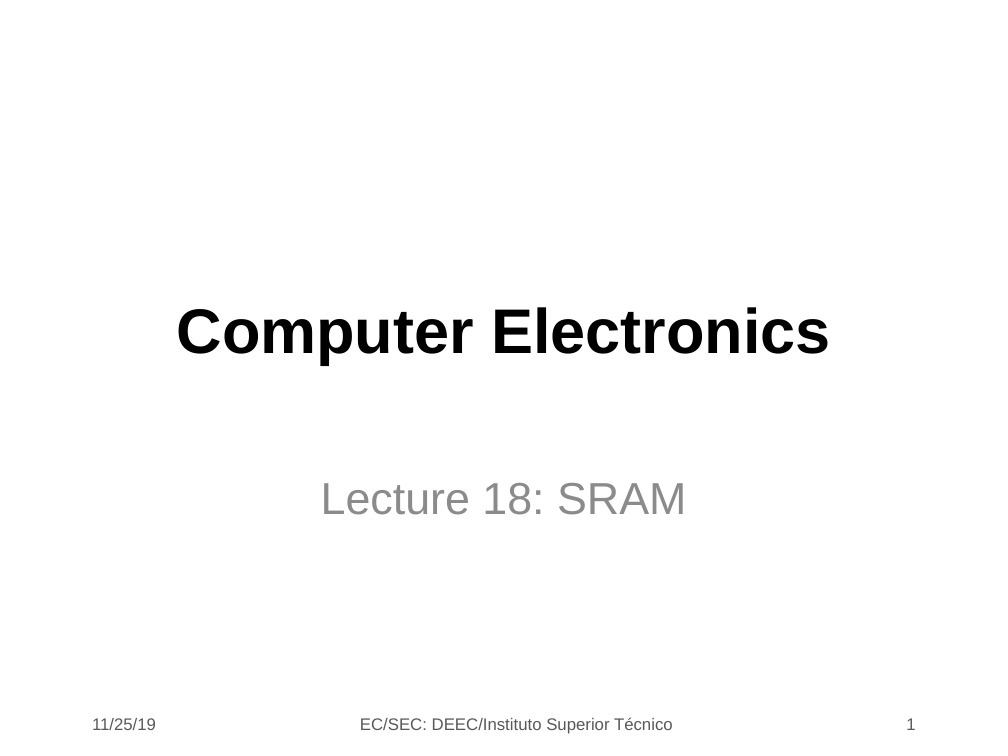
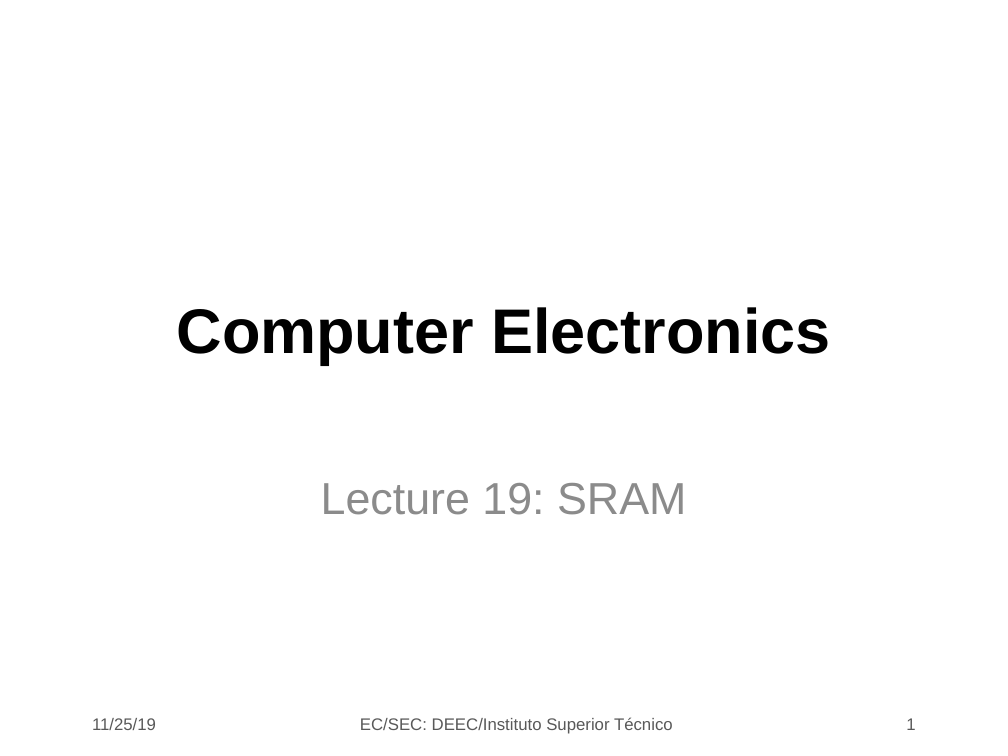
Before and after one commit to jjts/ist-sec, a slide deck: slide 1 of lectures/l19_sram/l19.odp. Drawn at 1008x756 pixels with LibreOffice and Linux fonts; fonts in the diff are those of the drawing; background and template pictures are left out. Boxes give left, top, right and bottom in pixels: in the first picture for what was removed or moved away, otherwise in the second. Text is boxed around its words. In the diff, an @@ line names an element or a change of style, - is before the commit and + after.

```diff
--- a/lectures/l19_sram/l19.odp
+++ b/lectures/l19_sram/l19.odp
@@ subtitle at bbox=[321, 483, 686, 515]: text changed @@
-Lecture 18: SRAM
+Lecture 19: SRAM
```
Also in this commit, not shown: 4 other slides changed, 1 other file.
